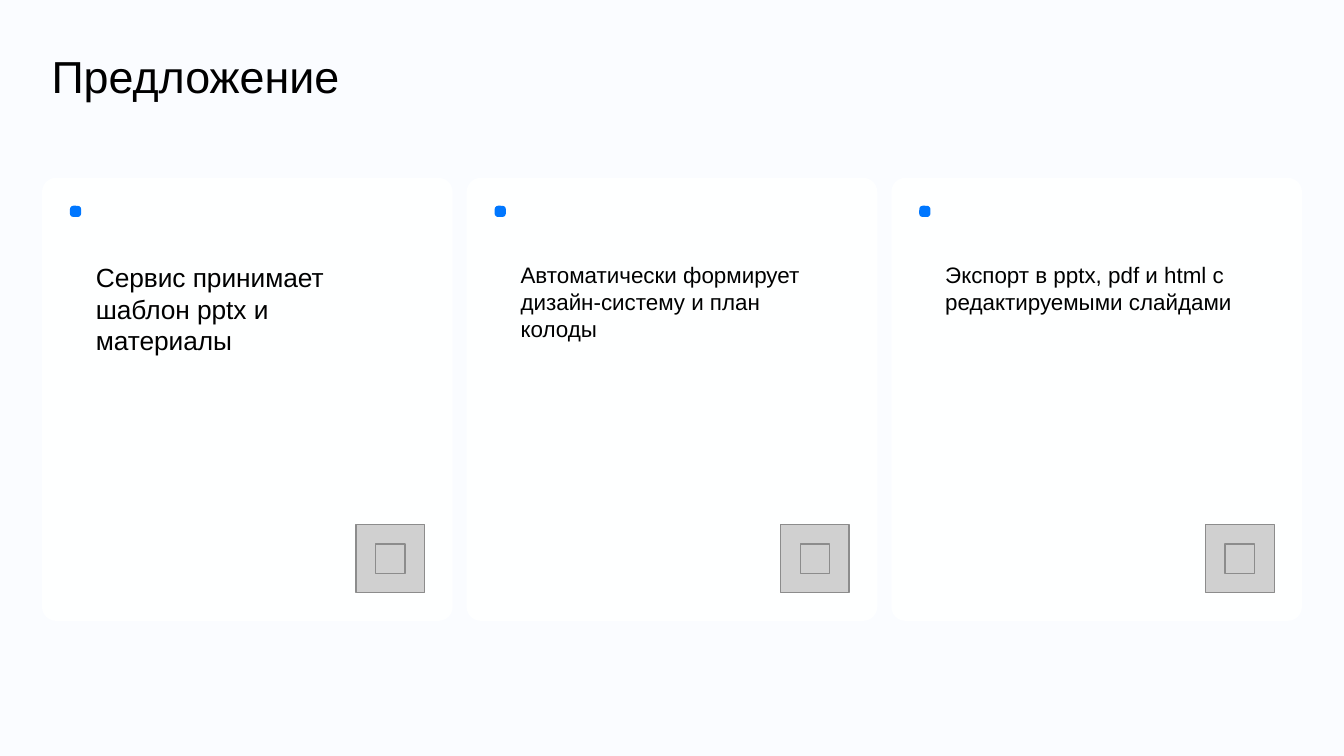
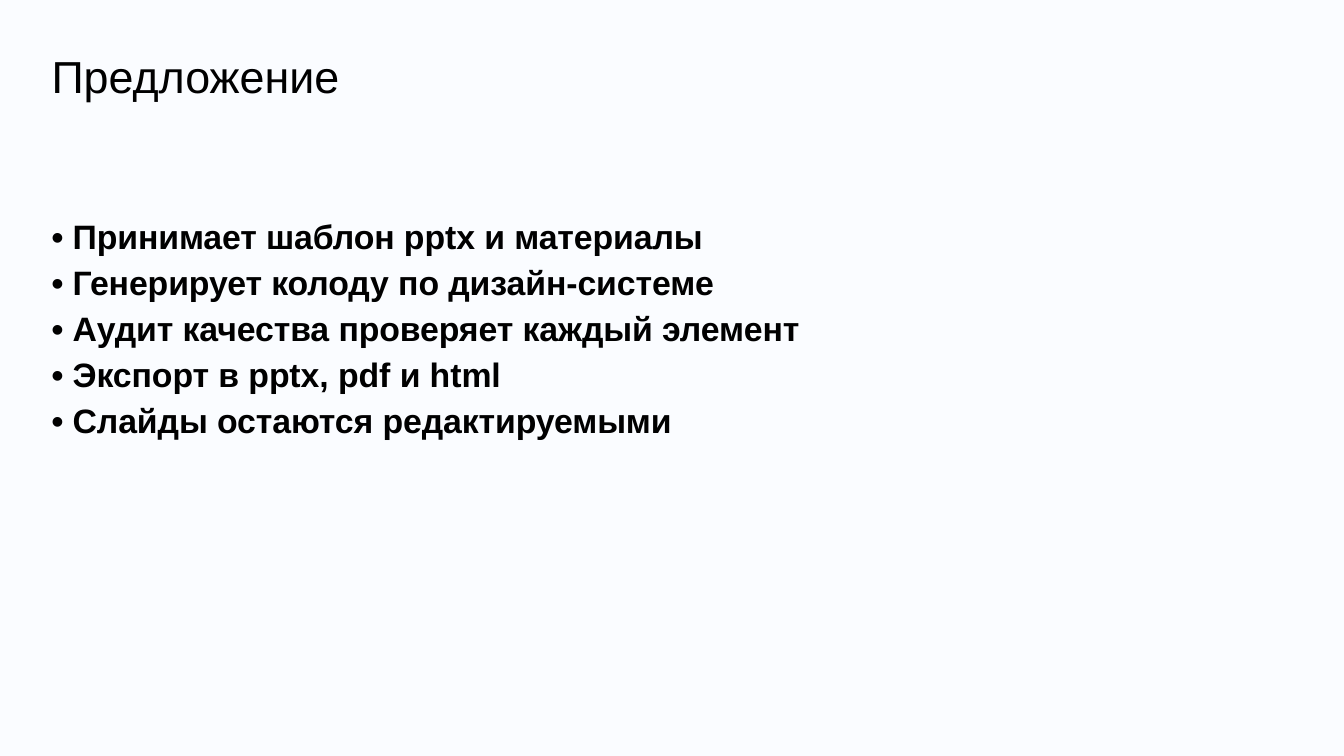
Before and after one commit to DiFoxenGit/-VKTechHackathon, a slide deck: slide 3 of samples/VK_Tech_шаблон__classic.pptx. Drawn at 1344x756 pixels with LibreOffice and Linux fonts; fonts in the diff are those of the drawing; grey boxes stand for pictures; background and template pictures are left out. Boxes give left, top, right and bottom in pixels: in the first picture for what was removed or moved away, otherwise in the second. Text is boxed around its words. In the diff, an @@ line names an element or a change of style, - is before the commit and + after.

```diff
--- a/samples/VK_Tech_шаблон__classic.pptx
+++ b/samples/VK_Tech_шаблон__classic.pptx
@@ rounded rectangle removed at bbox=[42, 177, 453, 621] @@
@@ rounded rectangle removed at bbox=[466, 177, 878, 621] @@
@@ rounded rectangle removed at bbox=[891, 177, 1302, 621] @@
@@ rounded rectangle removed at bbox=[70, 206, 81, 216] @@
@@ rounded rectangle removed at bbox=[495, 206, 505, 216] @@
@@ rounded rectangle removed at bbox=[919, 206, 930, 216] @@
@@ text added at bbox=[73, 224, 799, 440], 18 pt, text #000000, bold @@
+• Принимает шаблон pptx и материалы
+• Генерирует колоду по дизайн‑системе
+• Аудит качества проверяет каждый элемент
+• Экспорт в pptx, pdf и html
+• Слайды остаются редактируемыми
@@ text removed at bbox=[96, 268, 324, 356] @@
-Сервис принимает шаблон pptx и материалы
@@ text removed at bbox=[521, 266, 799, 342] @@
-Автоматически формирует дизайн‑систему и план колоды
@@ text removed at bbox=[945, 266, 1232, 315] @@
-Экспорт в pptx, pdf и html с редактируемыми слайдами
@@ picture removed at bbox=[356, 524, 425, 593] @@
@@ picture removed at bbox=[781, 524, 849, 593] @@
@@ picture removed at bbox=[1206, 524, 1274, 593] @@
@@ picture removed at bbox=[376, 544, 406, 574] @@
@@ picture removed at bbox=[800, 544, 829, 574] @@
@@ picture removed at bbox=[1224, 544, 1254, 574] @@
```
Also in this commit, not shown: 3 other slides changed, 5 slides added, 5 slides removed, 27 other files.
